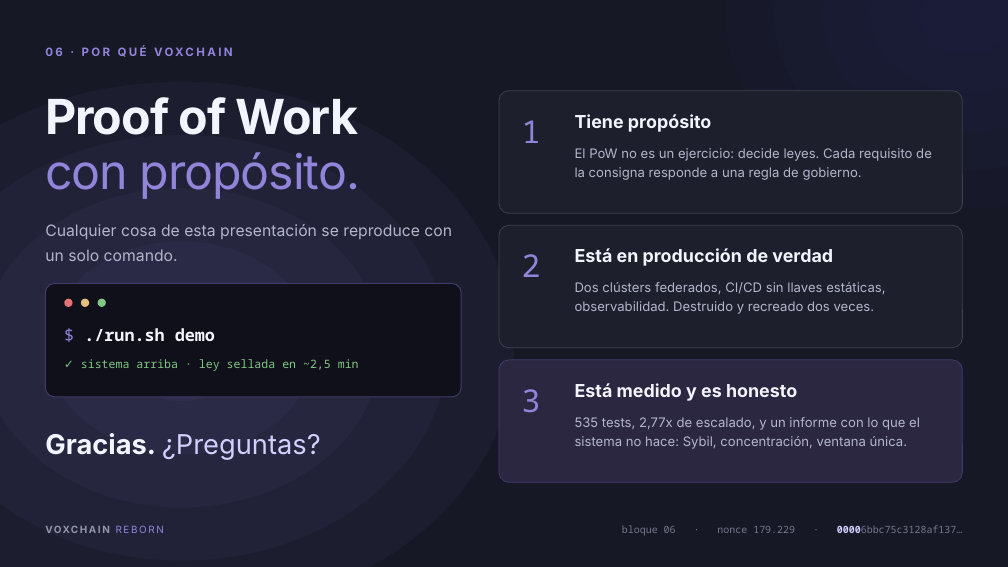
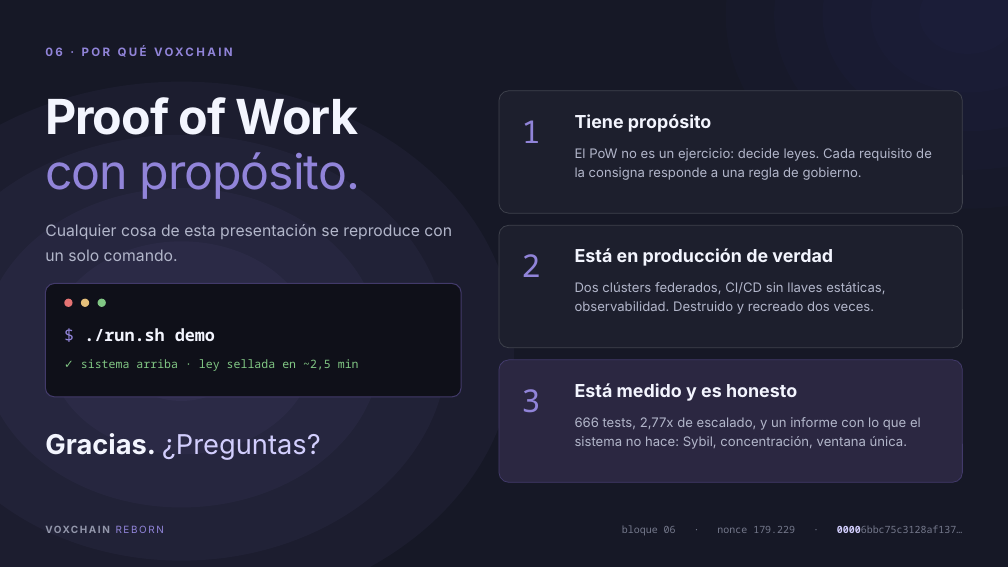
Before and after one commit to GustavoContardi/TPIntegrador_SDyPP, a slide deck: slide 7 of docs/presentacion/VoxChain-Reborn.pptx. Drawn at 1008x567 pixels with LibreOffice and Linux fonts; fonts in the diff are those of the drawing. Boxes give left, top, right and bottom in pixels: in the first picture for what was removed or moved away, otherwise in the second. Text is boxed around its words. In the diff, an @@ line names an element or a change of style, - is before the commit and + after.

```diff
--- a/docs/presentacion/VoxChain-Reborn.pptx
+++ b/docs/presentacion/VoxChain-Reborn.pptx
@@ text at (575, 417, 921, 449): text changed @@
-535 tests, 2,77x de escalado, y un informe con lo que el sistema no hace: Sybil, concentración, ventana única.
+666 tests, 2,77x de escalado, y un informe con lo que el sistema no hace: Sybil, concentración, ventana única.
```
Also in this commit, not shown: 2 other slides changed, 5 other files.
